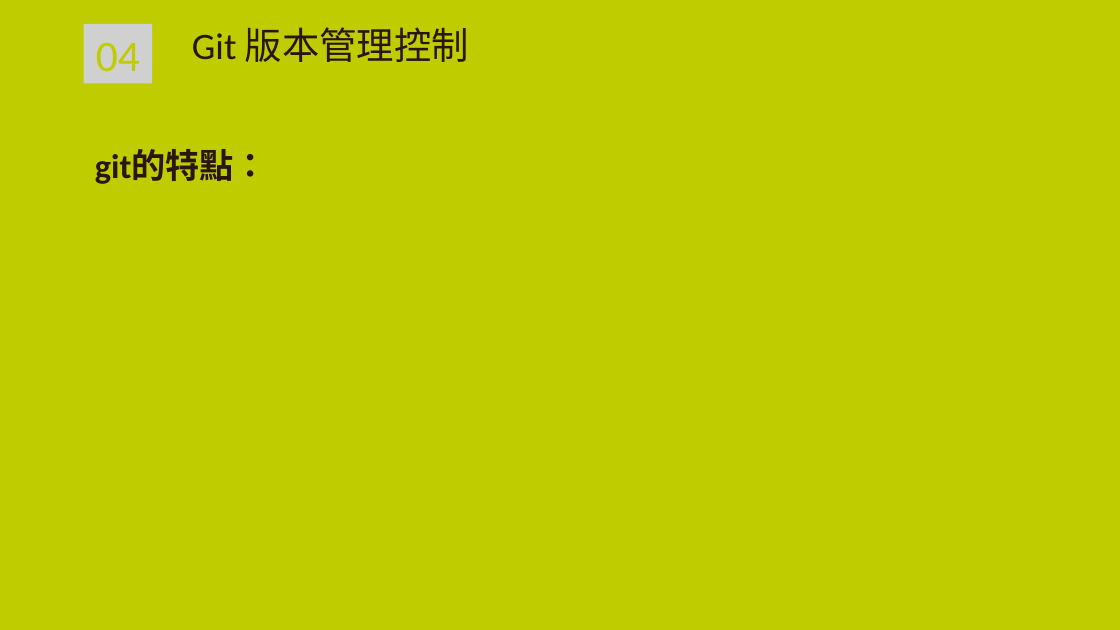
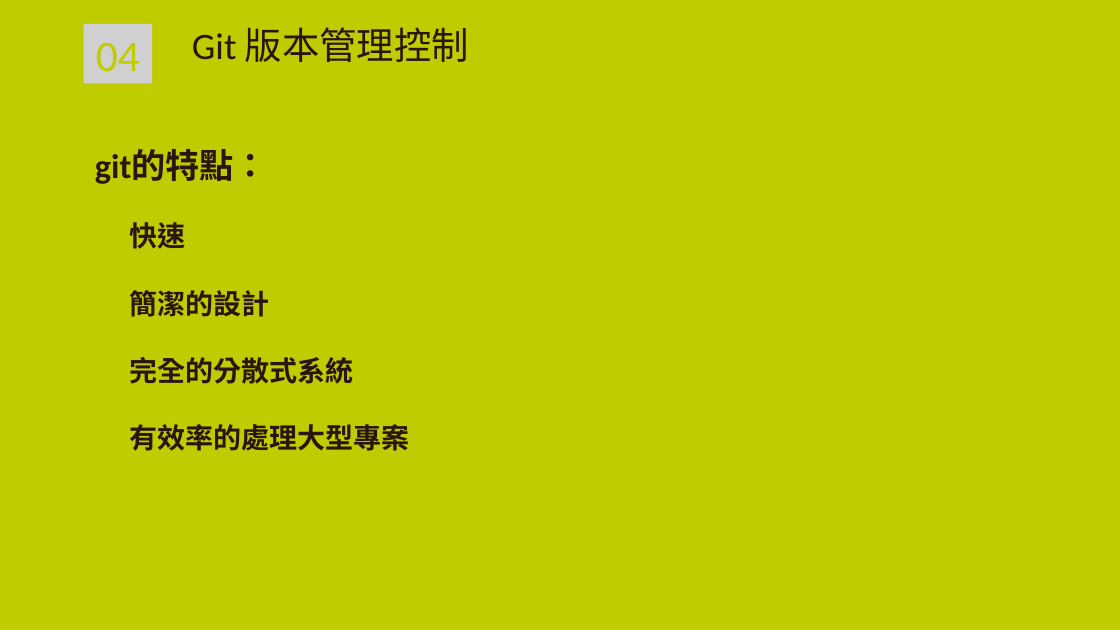
Before and after one commit to TerryHuangchungyo/docker_practice, a slide deck: slide 15 of 容器.pptx (slide 14 before the commit). Drawn at 1120x630 pixels with LibreOffice and Linux fonts; fonts in the diff are those of the drawing; grey boxes stand for pictures; background and template pictures are left out. Boxes give left, top, right and bottom in pixels: in the first picture for what was removed or moved away, otherwise in the second. Text is boxed around its words. In the diff, an @@ line names an element or a change of style, - is before the commit and + after.

```diff
--- a/容器.pptx
+++ b/容器.pptx
@@ text at (x1=130, y1=222, x2=410, y2=451): paragraphs added @@
+• 快速
+• 簡潔的設計
+• 完全的分散式系統
+• 有效率的處理大型專案
```
Also in this commit, not shown: 2 other slides changed, 1 slide added, 1 slide removed, 1 other file.
